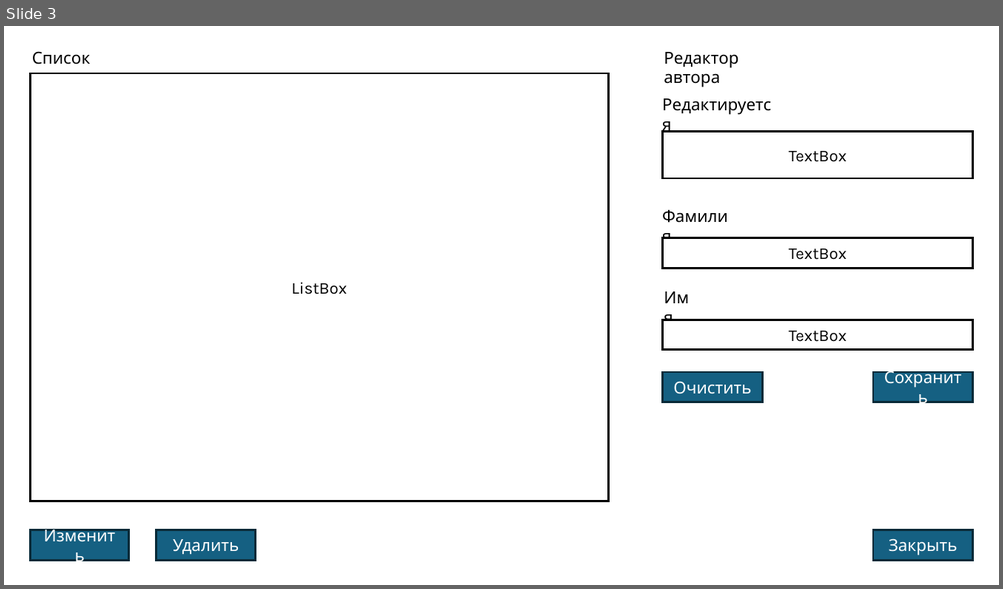
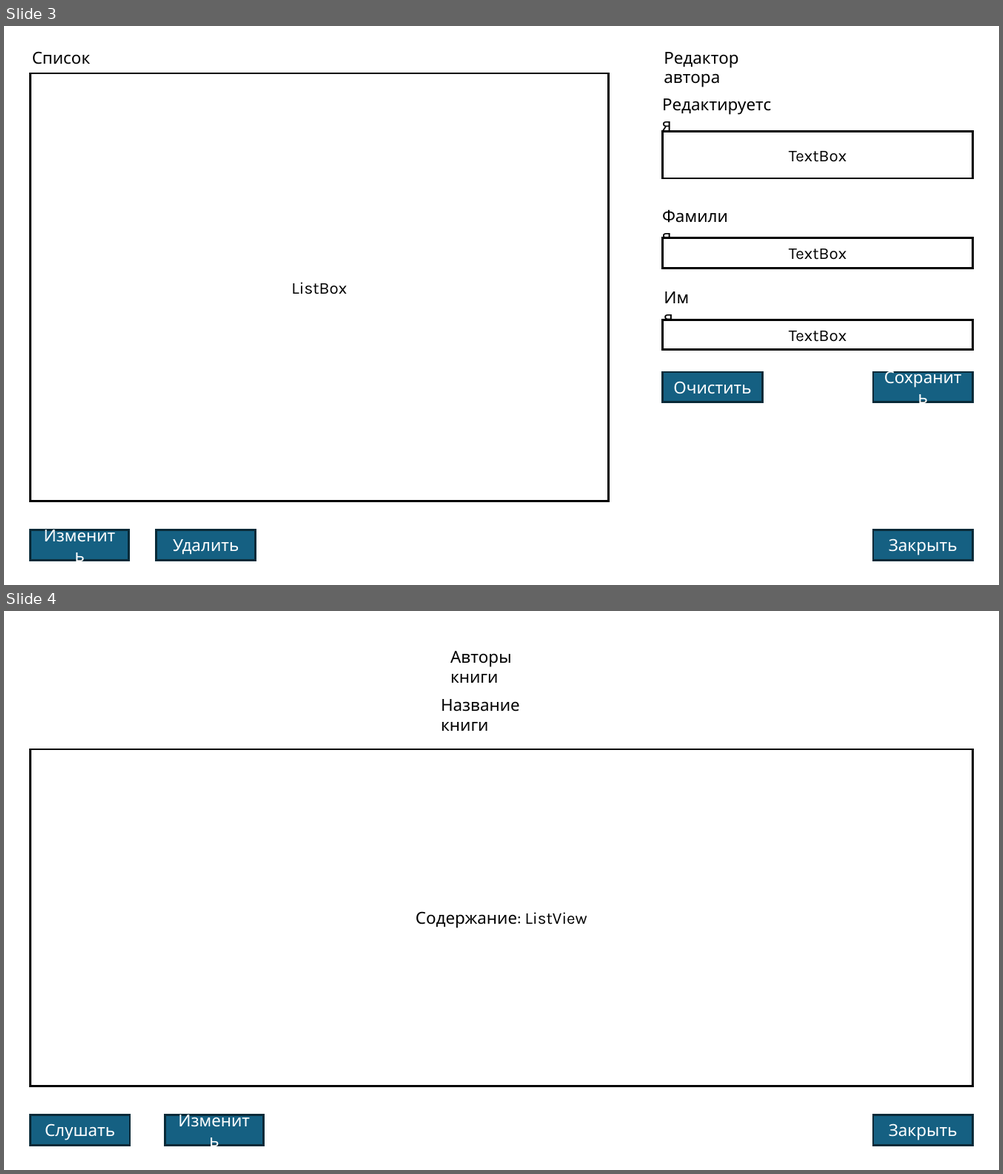
Before and after one commit to Gemiyur/Govorun, a slide deck: Govorun/Документы/Компоновка окон.pptx. Shown one above the other, each under a label of ours: slide 3 before the commit, slides 3 and 4 after it. The pictures are 1003x589 and 1003x1174 pixels, drawn with LibreOffice and Linux fonts; fonts in the diff are those of the drawing. Boxes give left, top, right and bottom in pixels: in the first picture for what was removed or moved away, otherwise in the second. Text is boxed around its words. In the diff, an @@ line names an element or a change of style, - is before the commit and + after.

Commit message:
Окно содержания книги и редактор названия главы книги.

```diff
--- a/Govorun/Документы/Компоновка окон.pptx
+++ b/Govorun/Документы/Компоновка окон.pptx
@@ slide 4 added at <box>4,611,999,1170</box>, background #FFFFFF @@
@@ text added at <box>450,651,512,683</box>, 12 pt, text #000000 @@
+Авторы книги
@@ text added at <box>441,699,520,731</box>, 12 pt, text #000000 @@
+Название книги
@@ rectangle added at <box>30,749,972,1086</box>, fill #FFFFFF, outline #000000 1.5 pt, 12 pt, text #000000 @@
+Содержание: ListView
@@ rectangle added at <box>30,1115,129,1145</box>, fill #156082, outline #092A39 1.5 pt, 12 pt, text #FFFFFF @@
+Слушать
@@ rectangle added at <box>165,1115,264,1145</box>, fill #156082, outline #092A39 1.5 pt, 12 pt, text #FFFFFF @@
+Изменить
@@ rectangle added at <box>874,1115,973,1145</box>, fill #156082, outline #092A39 1.5 pt, 12 pt, text #FFFFFF @@
+Закрыть
```
Also in this commit, not shown: 7 other files.
